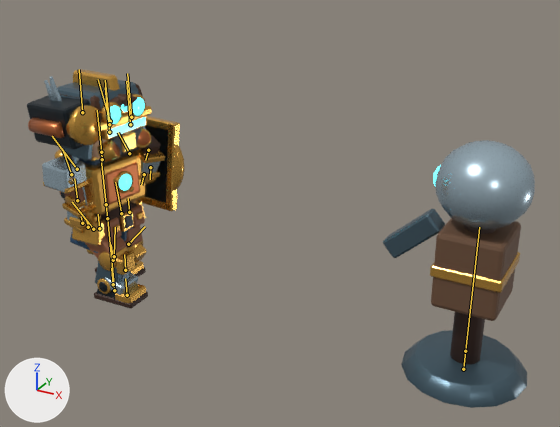
The glTF model game/art/characters/vesper_warrior.glb, before and after one commit.
Rendered twice from a camera (50 mm lens) standing at (3.24, -3.54, 2.62) and looking at (1.27, 0.04, 0.83). Every picture has the same lights, and +X, +Y and +Z are marked at lower left. The picture after the commit comes second. Both versions are drawn at frame 12 of the action 'Skill_Stab'; the numbers are the values there. The bones that change, and the others that lie on the model, are drawn over the model as lines.

Names of what the first picture shows: 'BoilerPack', 'Dummy_Mesh', 'Headgear_0', 'Headgear_1', 'Headgear_2', 'Pauldron_R', 'Shield_1', 'Shield_2', 'Suit_0', 'Suit_1', 'Suit_2', 'UpperArm_R', 'Vesper_Body', 'Weapon_0', 'Weapon_1', 'Weapon_2' and 2 more.
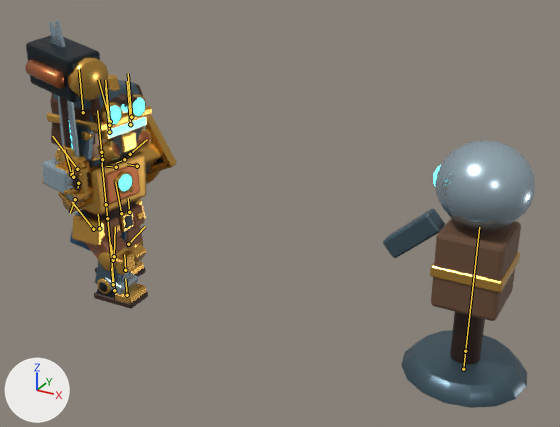
Boxes (x1, y1, x2, y2) around the edits, measured in the pictures (560 x 427 px):
'Weapon_1', posed (9% wider, 6% taller)
    before: (27, 95, 103, 254)
    after: (25, 35, 108, 204)
'Vesper_Body', posed
    before: (60, 83, 165, 309)
    after: (50, 84, 150, 309)
'Suit_1', posed
    before: (72, 151, 146, 246)
    after: (72, 141, 161, 246)
'Headgear_1', posed
    before: (57, 69, 152, 161)
    after: (47, 74, 152, 161)
'Shield_1', posed
    before: (140, 116, 180, 211)
    after: (145, 115, 177, 176)
'Weapon_0', posed (29% narrower)
    before: (50, 76, 101, 255)
    after: (54, 19, 90, 202)
'Headgear_2', posed
    before: (97, 115, 151, 162)
    after: (97, 116, 151, 162)
'Pauldron_R', posed
    before: (42, 156, 88, 194)
    after: (42, 157, 76, 195)
'Headgear_0', posed
    before: (97, 94, 146, 126)
    after: (91, 94, 146, 126)
'Shield_2', posed (mostly hidden afterwards)
    before: (173, 145, 185, 191)
    after: (146, 171, 160, 184)
'Weapon_2', posed (mostly hidden)
    before: (44, 80, 99, 225)
    after: (49, 21, 89, 200)
'BoilerPack', posed (not visible afterwards)
    before: (54, 148, 65, 200)
bone 'Shoulder_L', root to tip
    before: (129, 153) to (118, 132)
    after: (130, 154) to (147, 139)
bone 'Elbow_L', root to tip
    before: (144, 174) to (141, 185)
    after: (116, 167) to (106, 166)
bone 'Shoulder_R', root to tip
    before: (71, 174) to (62, 149)
    after: (71, 174) to (64, 149)
bone 'Elbow_R', root to tip
    before: (77, 200) to (74, 178)
    after: (75, 199) to (70, 213)
bone 'WeaponMount', root to tip
    before: (88, 227) to (86, 219)
    after: (73, 177) to (72, 169)

The change in detail:
Bone 'Torso' (bone_torso) turns from (0, -8, 1) to (0, -9, 1) degrees about its own x, y and z.
Bone 'Shoulder_L' (bone_shoulder_l) turns from (-11, 0, 51) to (-11, 0, -50) degrees about its own x, y and z.
Bone 'Elbow_L' (bone_elbow_l) turns from (0, 0, 108) to (0, 0, 145) degrees about its own x, y and z.
Bone 'Shoulder_R' (bone_shoulder_r) turns from (13, 0, 0) to (13, 0, -6) degrees about its own x, y and z.
Bone 'Elbow_R' (bone_elbow_r) turns from (0, 0, -16) to (0, 0, 145) degrees about its own x, y and z.
Bone 'WeaponMount' (bone_weaponmount) turns from (-7, 0, 11) to (-7, 0, -156) degrees about its own x, y and z.
